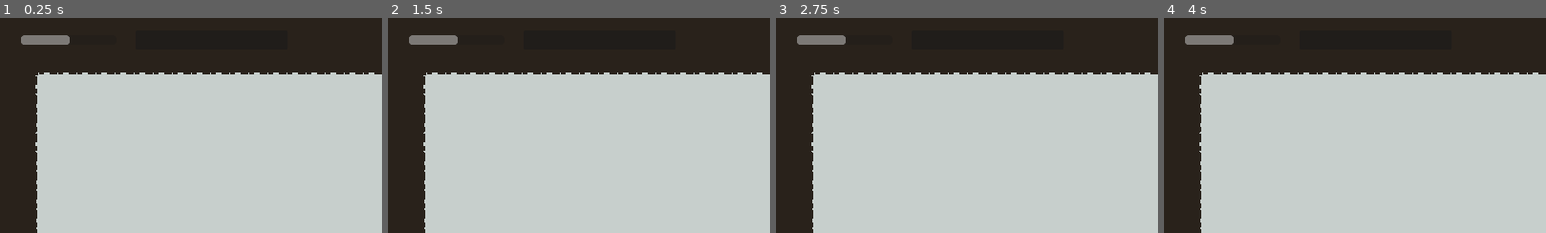
Above: before the commit, frames 1-4 (left to right).
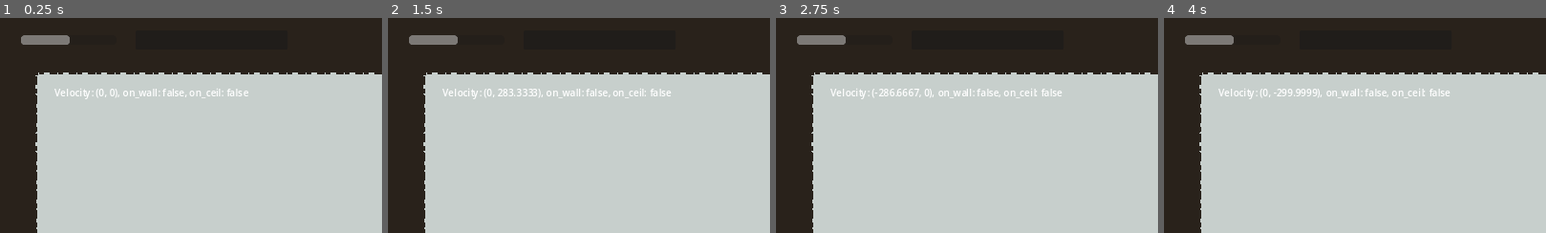
Above: after the commit, the same moments.

Repository: mnikn/Colorless-World
Game: Godot game, scene res://src/levels/level-manager.tscn
Same seed, same stepped clock (60 frames per second), same inputs: the game is played once before the commit and once after it.
Inputs:
- Up to frame 1 (0.25 s): no input
- Up to frame 2 (1.5 s): tap Enter at 0.5 s; hold K (player_dash) 0.53-1.28 s; hold Up (player_up) from 0.53 s (still down); tap Space (player_jump) at 0.77 s; tap K (player_dash) at 1.35 s
- Up to frame 3 (2.75 s): tap Space (player_jump) at 1.52 s; release Up (player_up) at 2.03 s; hold Left (player_left) from 2.03 s (still down); hold K (player_dash) from 2.03 s (still down)
- Up to frame 4 (4 s): tap Space (player_jump) at 2.75, 3.02, 3.77 s; release K (player_dash) at 2.78 s; tap K (player_dash) at 2.85 s; tap Enter at 3.5 s; release Left (player_left) at 3.53 s; hold Down (player_down) from 3.53 s (still down); hold K (player_dash) from 3.53 s (still down)
The pictures show only the part of the screen within x 0-50%, y 0-50%; the shares and areas given below are measured in that part.

The runs differ from the first frame. In frame 1, 0.6% of the frame differs, in the area x 14-65%, y 32-38%; in frame 2, 0.7%; in frame 3, 0.7%, in the area x 14-75%, y 32-38%; in frame 4, 0.7%.
Error in both runs: Cannot call method 'get_size' on a null value. (res://src/components/aseprite_animation_sprite.gd:44)

Commit message:
feat: update move

Diff:
--- a/src/components/character/character.gd
+++ b/src/components/character/character.gd
@@ -11,6 +11,7 @@
 func _ready():
 	$StateManager.enabled = self.enabled
 	$Collision.shape = CapsuleShape2D.new()
+#	$Collision.shape = RectangleShape2D.new()
 	self.do_play_animation()
 
 func play_animation(animation: String):
--- a/src/components/character/state_manager/player/move.gd
+++ b/src/components/character/state_manager/player/move.gd
@@ -12,7 +12,8 @@
 @export var AIR_ACCELERATION = 200
 @export var AIR_CONTROL = 0.5
 @export var AIR_BRAKE = 100
-@export var DASH_SPEED = 400
+#@export var DASH_SPEED = 400
+@export var DASH_SPEED = Vector2(1000, 300)
 @export var DASH_DURATION = 0.2
 @export var DASH_COOLDOWN = 1.0
 @export var GROUND_FRICTION = 100
@@ -64,19 +65,25 @@
 		dash_timer = DASH_DURATION
 		dash_cooldown_timer = DASH_COOLDOWN
 		dash_direction = input_vector.normalized()
+		if is_jumping:
+			self.is_jumping = false
 
 	if is_on_ground:
 		velocity.x = approach(velocity.x, 0, GROUND_FRICTION * delta)
 
 	if is_dashing:
-		print_debug("dash d: ", dash_direction)
-		velocity = dash_direction * DASH_SPEED
+#		velocity = dash_direction * DASH_SPEED
+		velocity.x = dash_direction.x * DASH_SPEED.x
+		velocity.y = dash_direction.y * DASH_SPEED.y
 		dash_timer -= delta
 
 		if dash_timer <= 0.0:
 			is_dashing = false
 
-#	if not self.is_jumping:
+	if velocity.y < 0 and self.host.is_on_ceiling():
+		velocity.y = 0
+
+#	if not self.is_dashing:
 	velocity.y += GRAVITY * delta
 
 	if is_jumping:
--- a/src/levels/level-manager.gd
+++ b/src/levels/level-manager.gd
@@ -21,6 +21,13 @@
 		prev_val,
 		target_val,
 		duration)
+
+func _process(delta):
+	$UI/DebugLabel.text = "Velocity: %s, on_wall: %s, on_ceil: %s" % [
+		str($Character.velocity),
+		str($Character.is_on_wall()),
+		str($Character.is_on_ceiling()),
+	]
 
 func switch_level(target_scene_path, area_node):
 	var current_level = $LevelContainer.get_children()[0]
--- a/src/levels/level-manager.tscn
+++ b/src/levels/level-manager.tscn
@@ -43,9 +43,9 @@
 MAX_JUMP_FORCE = -700
 JUMP_ACCELERATION = 500
 AIR_ACCELERATION = 2500
-DASH_SPEED = 1000
+DASH_SPEED = Vector2(1000, 600)
 DASH_DURATION = 0.05
-GROUND_FRICTION = 3700
+GROUND_FRICTION = 3800
 
 [node name="UI" type="CanvasLayer" parent="."]
 
@@ -68,4 +68,11 @@
 layout_mode = 2
 size_flags_horizontal = 3
 
+[node name="DebugLabel" type="Label" parent="UI"]
+offset_left = 91.0
+offset_top = 114.0
+offset_right = 131.0
+offset_bottom = 137.0
+text = "Velocity: "
+
 [editable path="Character"]
